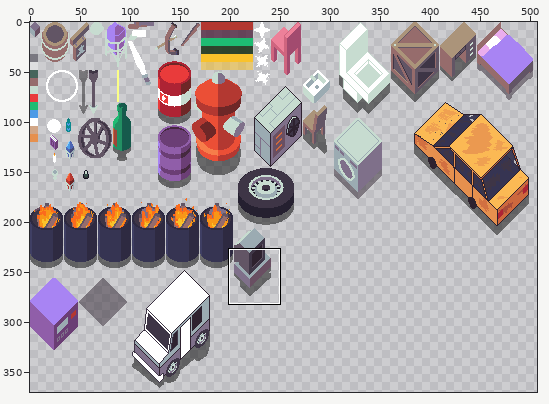
Sprite sheet -- gamestream_flutter/images/atlas-gameobjects.png. The first picture is a wide view before the edit; the outline marks the close-up.
Close-up. Before:
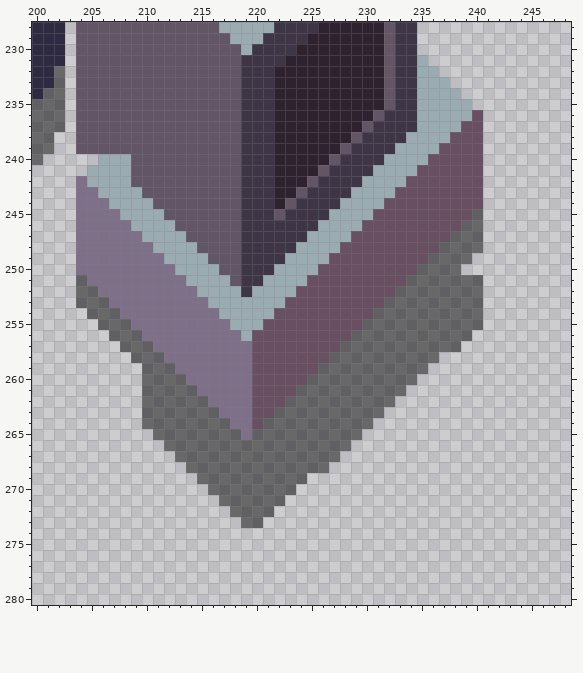
The file is 512x512 pixels. Colours within 5 levels of each other are drawn and written as one. Shown: x 200..248, y 228..280. The wide view leaves out empty margins.
After:
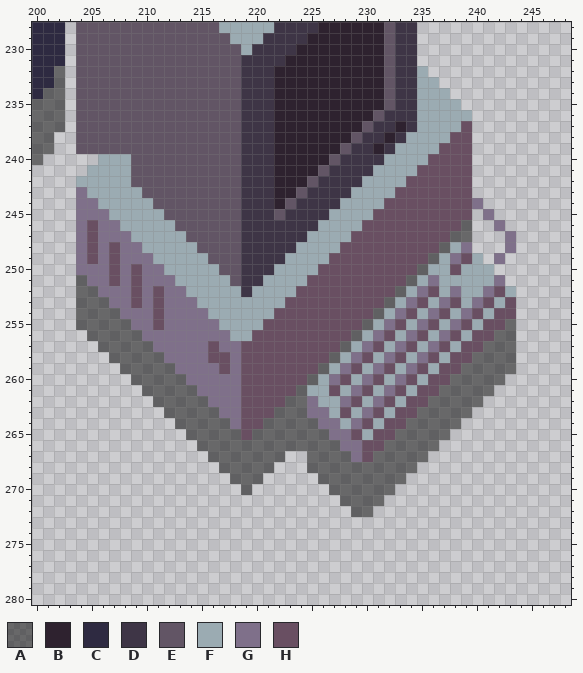
Palette (. is transparent): A #0000007e  B #2e222f  C #2e2a41  D #3e3546  E #625565  F #9babb2  G #7f708a  H #694f62
From old to new:
Changed rows in their new state; - is an unchanged pixel.
first column x 204:
231 -------------------------------.--------
232 --------------------------------.-------
233 ---------------------------------.------
234 ----------------------------------.-----
235 -----------------------------------.----
236 ------------------------------------.---
237 -----------------------------B------.---
238 ----------------------------B-------.---
239 ---------------------------B--------.---
240 ------------------------------------.---
241 ------------------------------------.---
242 F-----------------------------------.---
243 -F----------------------------------.---
244 --F---------------------------------G---
245 ---F--------------------------------.G--
246 -H--F-------------------------------.-G-
247 -H---F------------------------------.--G
248 -H-H--F---------------------------FG.--G
249 -H-H---F-------------------------FGHF-G-
250 ---H-H--F-----------------------FFHFFF--
251 ---H-H---F---------------------FGFFFFFG-
252 -----H-H--F-------------------FGHFGFFGHF
253 -----H-H---F-----------------FGHFGHFGHFH
254 A------H----F---------------FGHFGHFGHFHH
255 AA-----H-----F-------------FGHFGHFGHFHHA
256 -AA-----------F-----------FGHFGHFGHFHHAA
257 --AA--------H--H---------FGHFGHFGHFHHAAA
258 ---AA-------HH-H--------FGHFGHFGHFHHAAAA
259 ----AA-------H-H-------FGHFGHFGHFHHAAAAA
260 -----A---------H------FGHFGHFGHFHHAAAAA-
261 ---------------H-----FFHFGHFGHFHHAAAAA--
262 ------.--------H-----GFFGHFGHFHHAAAAA---
263 ------..-------H-----GGFHFGHFHHAAAAA----
264 ------...------H------GGFGHFHHAAAAA-----
265 -------...-----H-------GGHFHHAAAAA------
266 --------...-------------GGHHAAAAA-------
267 ---------...-------..---AGHAAAAA--------
268 ----------...-----...--AAAAAAAA---------
269 -----------...---....-AAAAAAAA----------
270 ------------...-....---AAAAAA-----------
271 -------------......-----AAAA------------
272 --------------....-------AA-------------
273 ---------------..-----------------------
